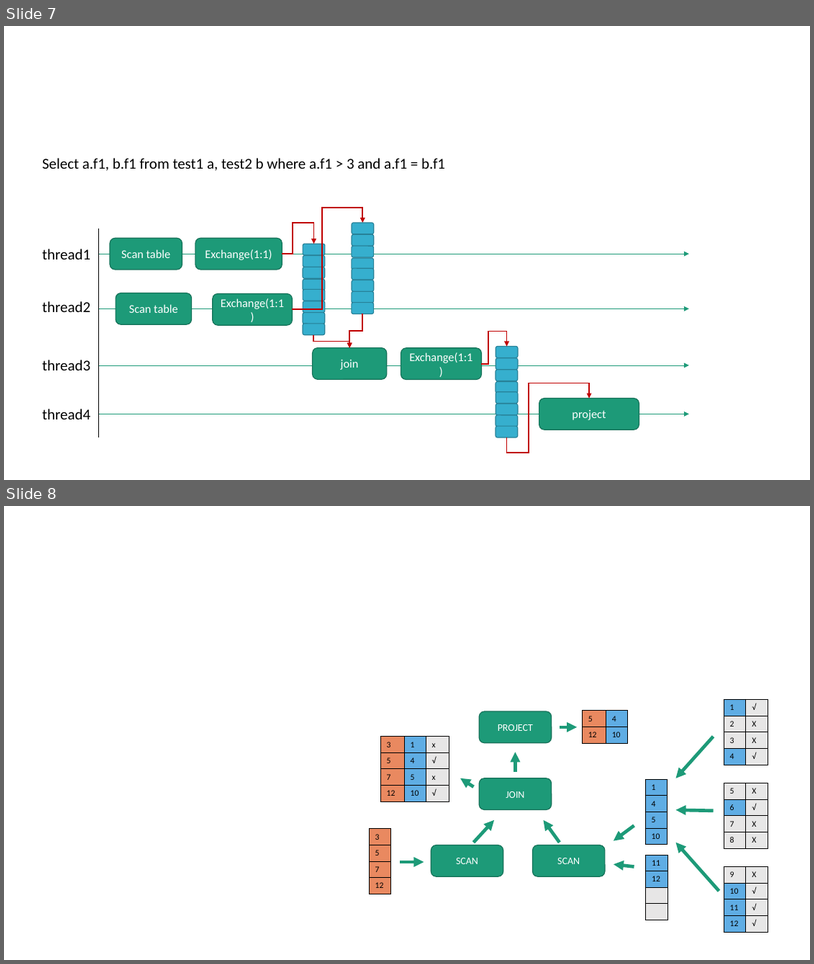
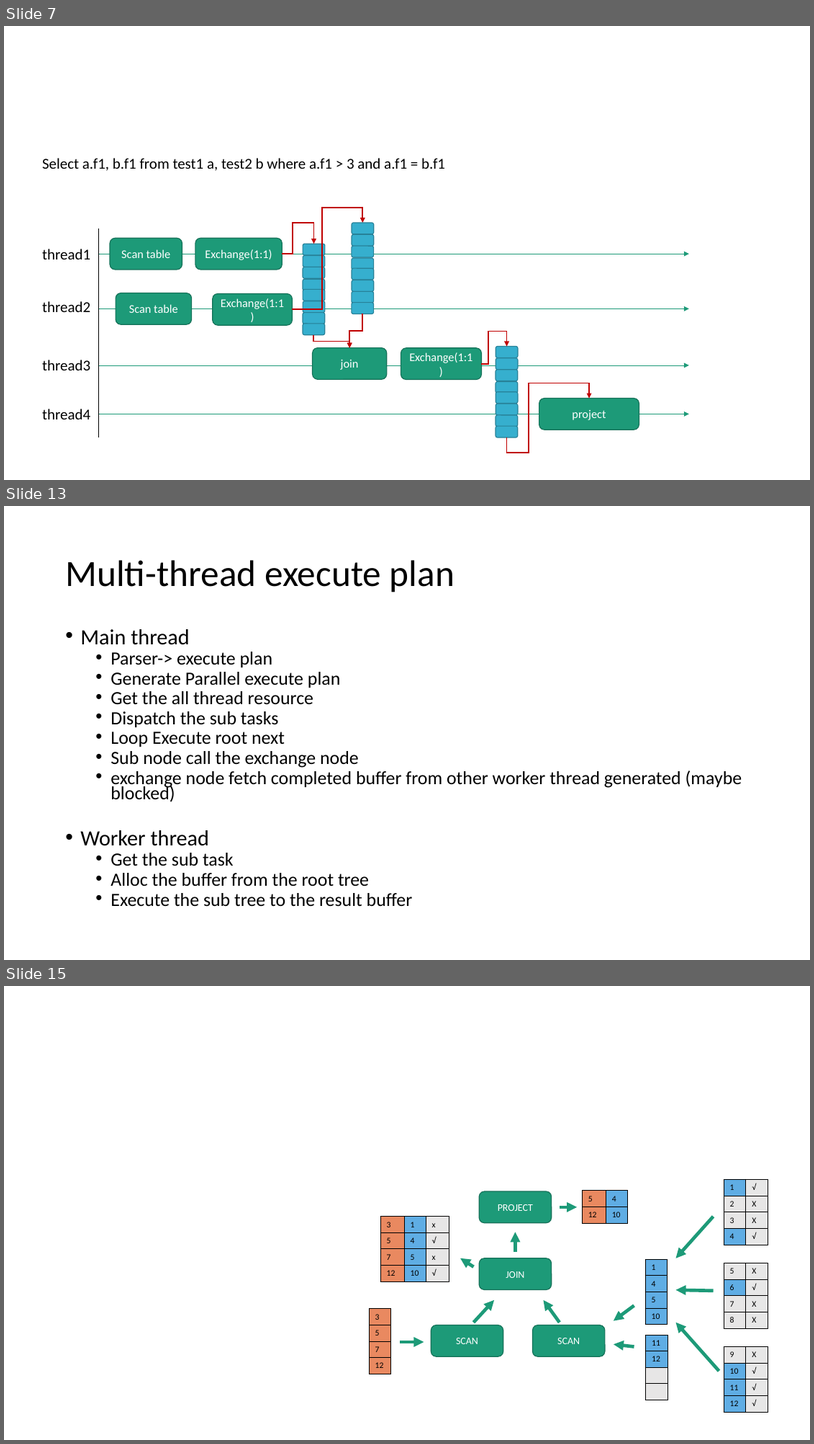
Before and after one commit to scott-zgeng/thor, a slide deck: doc/thor architecture.pptx. Shown one above the other, each under a label of ours: slides 7 and 8 before the commit, slides 7, 13 and 15 after it; the slides between them are not shown. The pictures are 814x964 and 814x1444 pixels, drawn with LibreOffice and Linux fonts; fonts in the diff are those of the drawing. Boxes give left, top, right and bottom in pixels: in the first picture for what was removed or moved away, otherwise in the second. Text is boxed around its words. In the diff, an @@ line names an element or a change of style, - is before the commit and + after.

Commit message:
prepare parallet execute plan

```diff
--- a/doc/thor architecture.pptx
+++ b/doc/thor architecture.pptx
@@ slide 13 added at [4, 506, 810, 960], background #FFFFFF @@
@@ title added at [65, 560, 455, 592], 44 pt, text #000000 @@
+Multi-thread execute plan
@@ text added at [80, 629, 743, 906], 22.2 pt, text #000000 @@
+• Main thread
+  • Parser-> execute plan
+  • Generate Parallel execute plan
+  • Get the all thread resource
+  • Dispatch the sub tasks
+  • Loop Execute root next
+  • Sub node call the exchange node
+  • exchange node fetch completed buffer from other worker thread generated (maybe blocked)
+• Worker thread
+  • Get the sub task
+  • Alloc the buffer from the root tree
+  • Execute the sub tree to the result buffer
@@ what was slide 8 is now slide 15 @@
```
Also in this commit, not shown: 6 other slides added, 3 other files.
